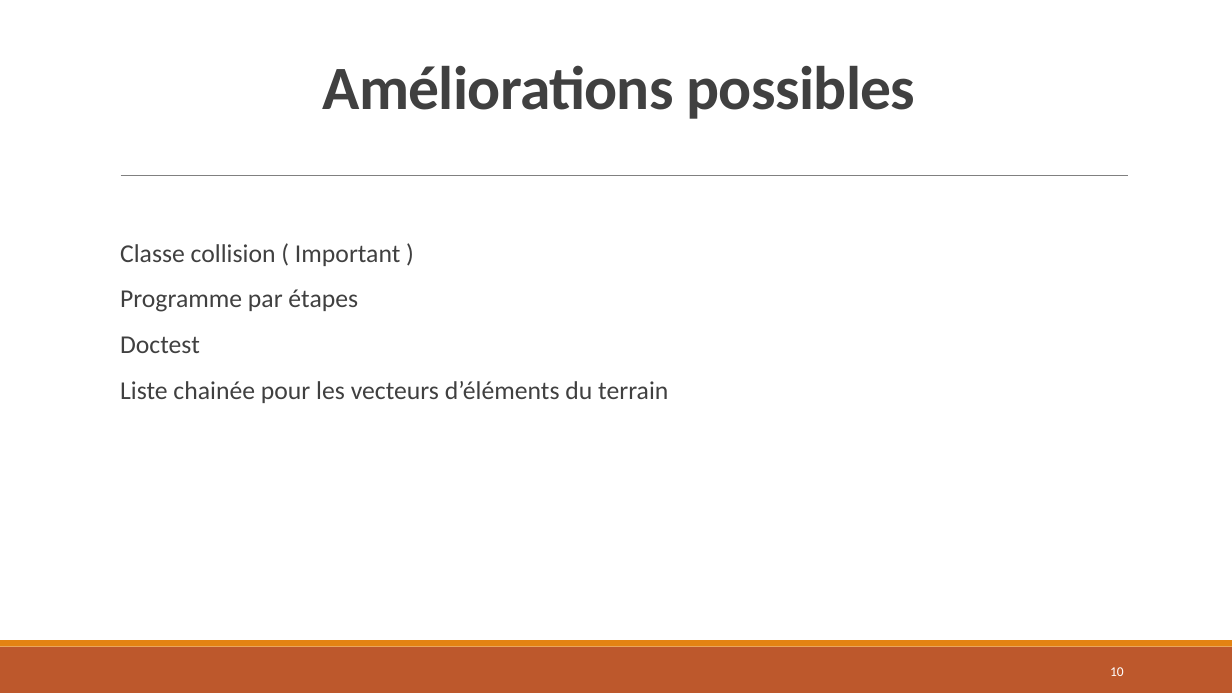
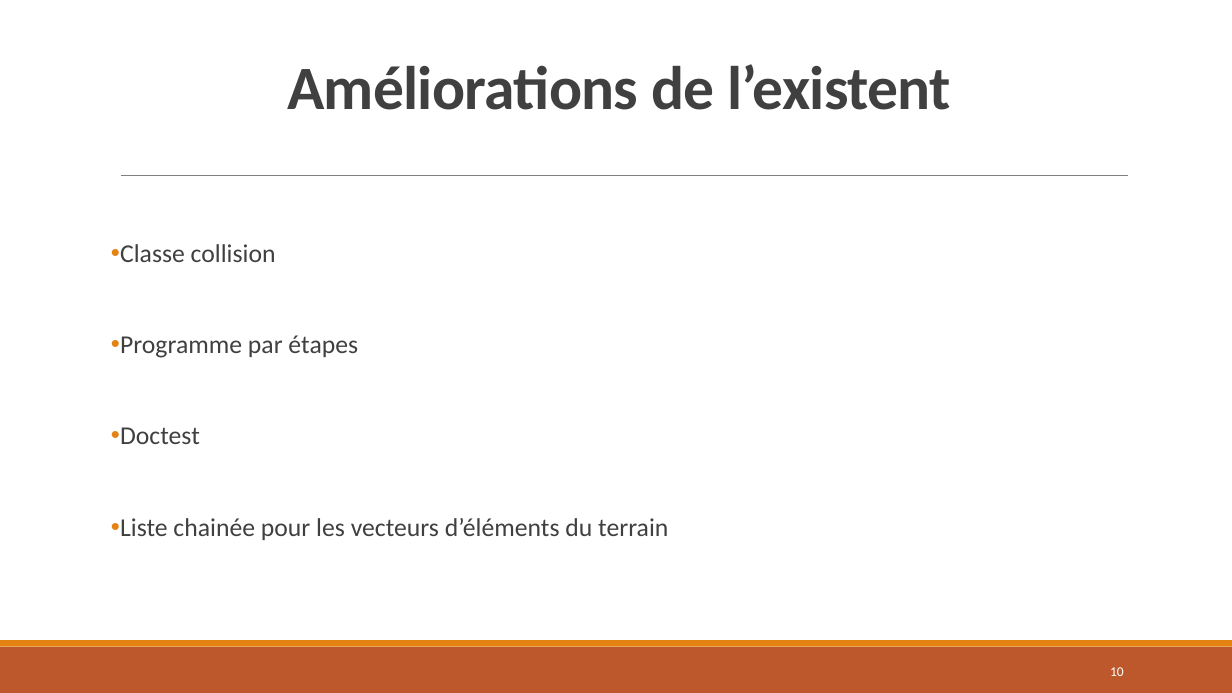
Before and after one commit to Skabran/Casse-Brique-Projet, a slide deck: slide 10 of Presentation_casse_brique.pptx. Drawn at 1232x693 pixels with LibreOffice and Linux fonts; fonts in the diff are those of the drawing. Boxes give left, top, right and bottom in pixels: in the first picture for what was removed or moved away, otherwise in the second. Text is boxed around its words. In the diff, an @@ line names an element or a change of style, - is before the commit and + after.

```diff
--- a/Presentation_casse_brique.pptx
+++ b/Presentation_casse_brique.pptx
@@ title at <box>287,64,951,110</box>: text changed @@
-Améliorations possibles
+Améliorations de l’existent
@@ text at <box>120,244,276,262</box>: text changed @@
-  Classe collision ( Important )
+• Classe collision
@@ text at <box>120,335,668,540</box>: bullet   to • @@
```
Also in this commit, not shown: 5 other slides changed, 1 slide added.
